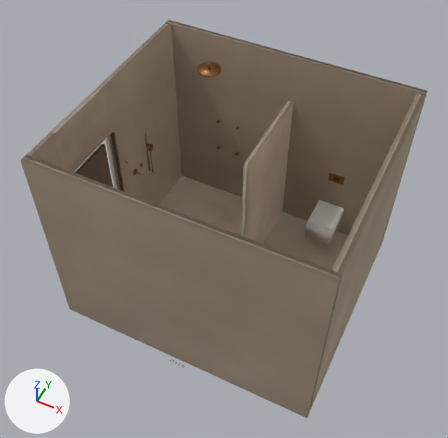
The Blender file bathroom.blend: old version first, new version second.
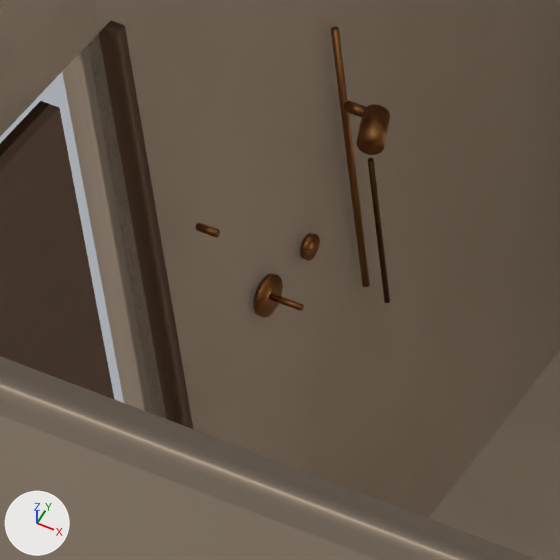
The first picture shows the older version from a 50 mm lens placed at (3.89, -3.38, 7.12), pointed at (1.54, 1.3, 1.26). The close-ups show the older and then the newer version on the part from 21% to 40% of the width and 29% to 48% of the height of that picture. Only the edits that show in the close-ups are written down. Every picture has the same lights, and +X, +Y and +Z are marked at lower left.

Objects in the first close-up: 'Diverter', 'Door', 'DoorFrameR', 'HandHead', 'HandHolder', 'Hose', 'ShowerFloor', 'SlideBar', 'ThermoLever', 'ThermoPlate', 'WallS', 'WallW_head', 'WallW_high' and 1 more.
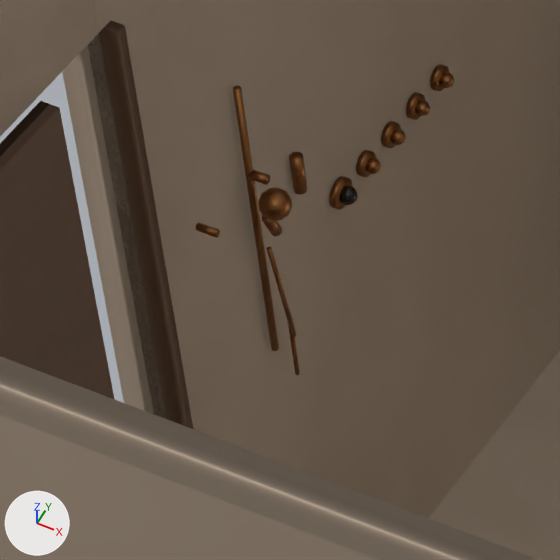
Where the change shows, as pixel boxes (x1, y1, x2, y2) in the close-ups (560 x 560 px):
'Rail', added (brown): after (233, 86, 279, 351)
'SlideBar', deleted (brown): before (331, 26, 370, 287)
'HandHead', deleted (brown): before (357, 105, 390, 155)
'Hand', added (brown): after (258, 188, 292, 221)
'ThermoPlate', deleted (brown): before (254, 273, 283, 318)
'Hose', deleted (brown): before (368, 158, 390, 303)
'Elbow', added (brown): after (289, 152, 308, 195)
'HoseA', added (brown): after (267, 247, 297, 337)
'Diverter', deleted (brown): before (300, 233, 320, 261)
'Valve_0', added (brown): after (329, 176, 353, 210)
'Valve_1', added: after (356, 150, 376, 178)
'Valve_2', added: after (381, 121, 401, 149)
'Valve_3', added: after (406, 92, 425, 120)
'Valve_4', added: after (430, 64, 449, 92)
'ValvePearl_0', added: after (339, 186, 358, 205)
'HandHolder', deleted: before (343, 100, 366, 118)
'ThermoLever', deleted: before (269, 293, 304, 311)
'HandNeck', added: after (262, 215, 282, 236)
'RailHook', added: after (248, 169, 271, 185)
'HoseB', added: after (288, 324, 300, 375)
'ValvePearl_1', added: after (365, 158, 381, 174)
'ValvePearl_2', added: after (390, 129, 406, 145)
'ValvePearl_3', added: after (415, 100, 430, 116)
'ValvePearl_4', added: after (439, 72, 454, 88)

Patch to the scene script:
```diff
--- a/bathroom.blend.py
+++ b/bathroom.blend.py
@@ ob_slidebar @@
-ob_slidebar = bpy.data.objects.new('SlideBar', me_slidebar)
@@ ob_handholder @@
-ob_handholder = bpy.data.objects.new('HandHolder', me_handholder)
@@ ob_handhead @@
-ob_handhead = bpy.data.objects.new('HandHead', me_handhead)
@@ ob_hose @@
-ob_hose = bpy.data.objects.new('Hose', me_hose)
@@ ob_thermoplate @@
-ob_thermoplate = bpy.data.objects.new('ThermoPlate', me_thermoplate)
@@ ob_thermolever @@
-ob_thermolever = bpy.data.objects.new('ThermoLever', me_thermolever)
@@ ob_diverter @@
-ob_diverter = bpy.data.objects.new('Diverter', me_diverter)
@@ ob_hoseb @@
+ob_hoseb = bpy.data.objects.new('HoseB', me_hoseb)  # 80 vertices, 42 faces; spans x -0.005..0.005, y -0.005..0.005, z -0.08..0.08; in mat_bronze (brown #94663d)
+ob_hoseb.location = (0.035, 1.66, 0.98)
@@ ob_hosea @@
+ob_hosea = bpy.data.objects.new('HoseA', me_hosea)  # 80 vertices, 42 faces; spans x -0.005..0.005, y -0.005..0.005, z -0.14..0.14; in mat_bronze (brown #94663d)
+ob_hosea.location = (0.04, 1.64, 1.15)
+ob_hosea.rotation_euler = (0.15, 0.0, 0.0)  # degrees (8.6, 0, 0)
@@ ob_handneck @@
+ob_handneck = bpy.data.objects.new('HandNeck', me_handneck)  # a 40-sided cylinder along z spanning x -0.012..0.012, y -0.012..0.012, z -0.03..0.03; in mat_bronze (brown #94663d)
+ob_handneck.location = (0.055, 1.62, 1.36)
+ob_handneck.rotation_euler = (0.4, 0.0, 0.0)  # degrees (23, 0, 0)
@@ ob_hand @@
+ob_hand = bpy.data.objects.new('Hand', me_hand)  # an icosphere of 80 faces spanning x -0.0323..0.0323, y -0.034..0.034, z -0.034..0.034; in mat_bronze (brown #94663d)
+ob_hand.location = (0.07, 1.62, 1.42)
@@ ob_railhook @@
+ob_railhook = bpy.data.objects.new('RailHook', me_railhook)  # a 40-sided cylinder along z spanning x -0.01..0.01, y -0.01..0.01, z -0.02..0.02; in mat_bronze (brown #94663d)
+ob_railhook.location = (0.04, 1.62, 1.48)
+ob_railhook.rotation_euler = (0.0, 1.571, 0.0)  # degrees (0, 90, 0)
@@ ob_rail @@
+ob_rail = bpy.data.objects.new('Rail', me_rail)  # 80 vertices, 42 faces; spans x -0.008..0.008, y -0.008..0.008, z -0.35..0.35; in mat_bronze (brown #94663d)
+ob_rail.location = (0.018, 1.62, 1.35)
@@ ob_elbow @@
+ob_elbow = bpy.data.objects.new('Elbow', me_elbow)  # a 40-sided cylinder along z spanning x -0.014..0.014, y -0.014..0.014, z -0.045..0.045; in mat_bronze (brown #94663d)
+ob_elbow.location = (0.016, 1.78, 1.35)
@@ ob_valvepearl_4 @@
+ob_valvepearl_4 = bpy.data.objects.new('ValvePearl_4', me_valvepearl_4)  # an icosphere of 80 faces spanning x -0.0165..0.0165, y -0.0174..0.0174, z -0.0174..0.0174; in mat_bronze (brown #94663d)
+ob_valvepearl_4.location = (0.028, 2.32, 1.18)
@@ ob_valve_4 @@
+ob_valve_4 = bpy.data.objects.new('Valve_4', me_valve_4)  # a 40-sided cylinder along z spanning x -0.028..0.028, y -0.028..0.028, z -0.007..0.007; in mat_bronze (brown #94663d)
+ob_valve_4.location = (0.012, 2.32, 1.18)
+ob_valve_4.rotation_euler = (0.0, 1.571, 0.0)  # degrees (0, 90, 0)
@@ ob_valvepearl_3 @@
+ob_valvepearl_3 = bpy.data.objects.new('ValvePearl_3', me_valvepearl_4.copy())
+ob_valvepearl_3.location = (0.028, 2.22, 1.18)
@@ ob_valve_3 @@
+ob_valve_3 = bpy.data.objects.new('Valve_3', me_valve_4.copy())
+ob_valve_3.location = (0.012, 2.22, 1.18)
+ob_valve_3.rotation_euler = (0.0, 1.571, 0.0)  # degrees (0, 90, 0)
@@ ob_valvepearl_2 @@
+ob_valvepearl_2 = bpy.data.objects.new('ValvePearl_2', me_valvepearl_4.copy())
+ob_valvepearl_2.location = (0.028, 2.12, 1.18)
@@ ob_valve_2 @@
+ob_valve_2 = bpy.data.objects.new('Valve_2', me_valve_4.copy())
+ob_valve_2.location = (0.012, 2.12, 1.18)
+ob_valve_2.rotation_euler = (0.0, 1.571, 0.0)  # degrees (0, 90, 0)
@@ ob_valvepearl_1 @@
+ob_valvepearl_1 = bpy.data.objects.new('ValvePearl_1', me_valvepearl_4.copy())
+ob_valvepearl_1.location = (0.028, 2.02, 1.18)
@@ ob_valve_1 @@
+ob_valve_1 = bpy.data.objects.new('Valve_1', me_valve_4.copy())
+ob_valve_1.location = (0.012, 2.02, 1.18)
+ob_valve_1.rotation_euler = (0.0, 1.571, 0.0)  # degrees (0, 90, 0)
@@ ob_valvepearl_0 @@
+ob_valvepearl_0 = bpy.data.objects.new('ValvePearl_0', me_valvepearl_0)  # an icosphere of 80 faces spanning x -0.02..0.02, y -0.0211..0.0211, z -0.0211..0.0211; in mat_pulegoso (black #191412)
+ob_valvepearl_0.location = (0.028, 1.92, 1.18)
@@ ob_valve_0 @@
+ob_valve_0 = bpy.data.objects.new('Valve_0', me_valve_0)  # a 40-sided cylinder along z spanning x -0.034..0.034, y -0.034..0.034, z -0.007..0.007; in mat_bronze (brown #94663d)
+ob_valve_0.location = (0.012, 1.92, 1.18)
+ob_valve_0.rotation_euler = (0.0, 1.571, 0.0)  # degrees (0, 90, 0)
```
